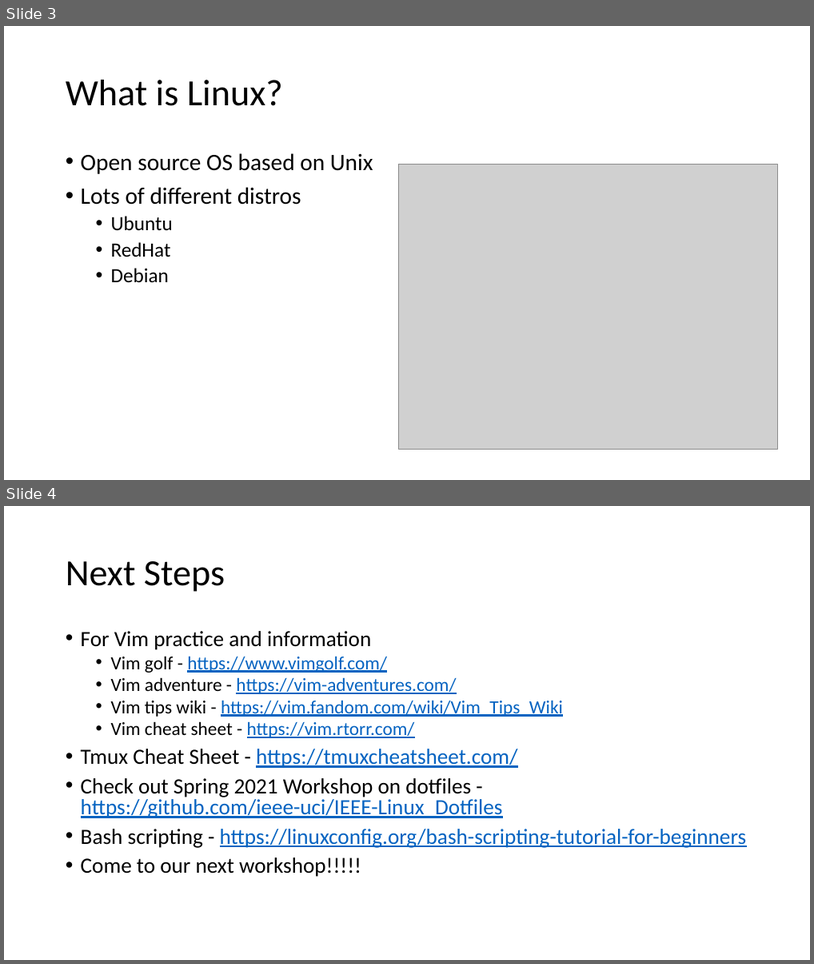
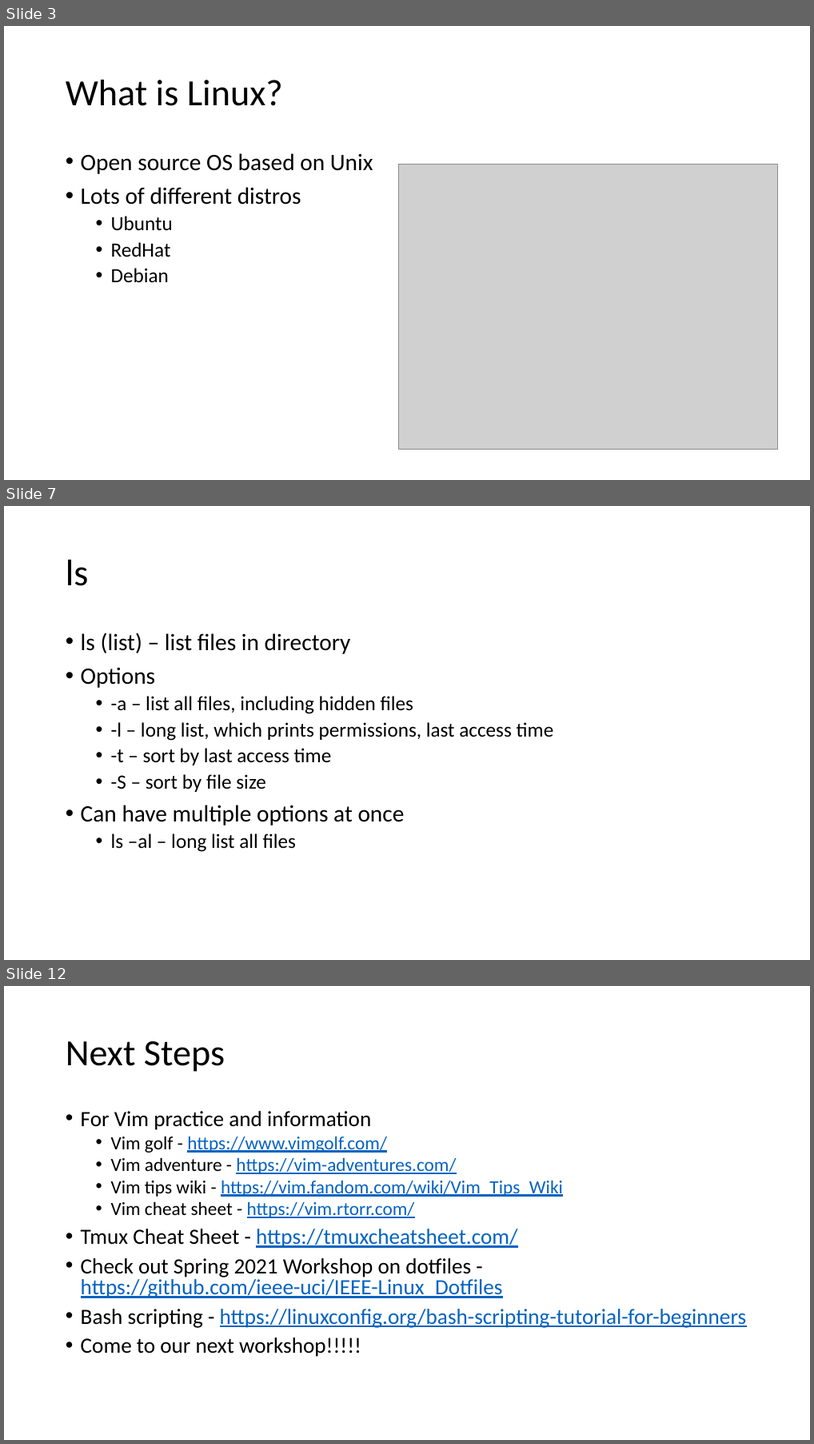
Before and after one commit to ValenYamamoto/IEEE_Linux_Workshop, a slide deck: Linux_slides.pptx. Shown one above the other, each under a label of ours: slides 3 and 4 before the commit, slides 3, 7 and 12 after it; the slides between them are not shown. The pictures are 814x964 and 814x1444 pixels, drawn with LibreOffice and Linux fonts; fonts in the diff are those of the drawing; grey boxes stand for pictures. Boxes give left, top, right and bottom in pixels: in the first picture for what was removed or moved away, otherwise in the second. Text is boxed around its words. In the diff, an @@ line names an element or a change of style, - is before the commit and + after.

```diff
--- a/Linux_slides.pptx
+++ b/Linux_slides.pptx
@@ slide 7 added at [4, 506, 810, 960], background #FFFFFF @@
@@ title added at [66, 560, 89, 586], 44 pt, text #000000 @@
+ls
@@ text added at [81, 632, 554, 852], 24 pt, text #000000 @@
+• ls (list) – list files in directory
+• Options
+  • -a – list all files, including hidden files
+  • -l – long list, which prints permissions, last access time
+  • -t – sort by last access time
+  • -S – sort by file size
+• Can have multiple options at once
+  • ls –al – long list all files
@@ what was slide 4 is now slide 12 @@
```
Also in this commit, not shown: 7 other slides added.
